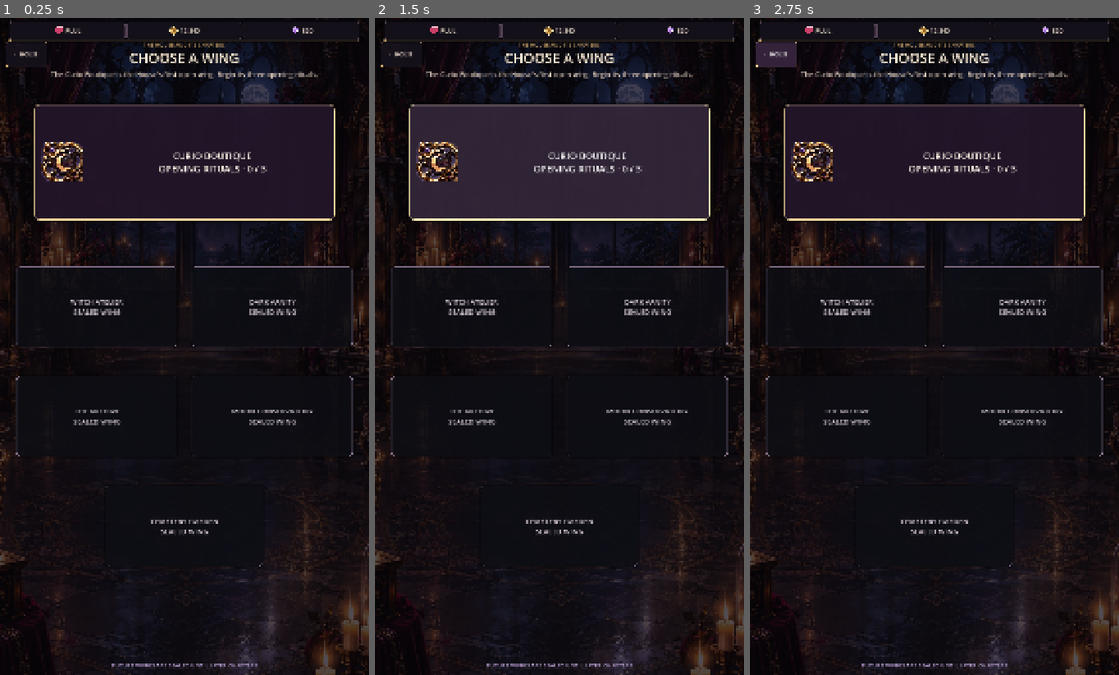
Above: before the commit, frames 1-3 (left to right).
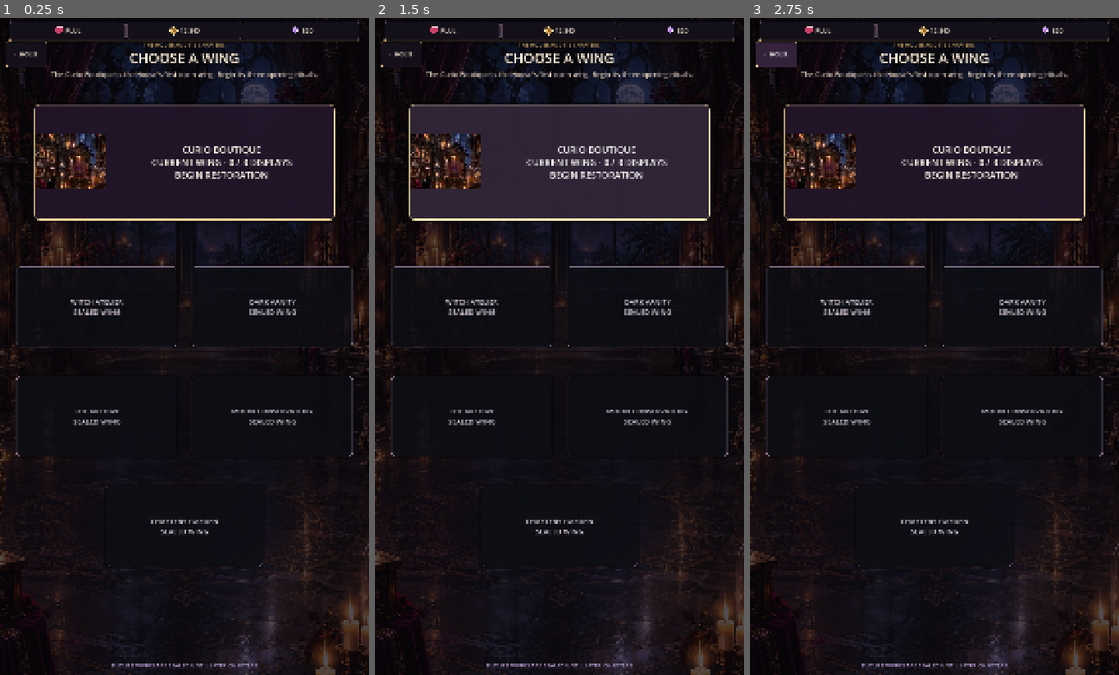
Above: after the commit, the same moments.

Repository: Jay-prodesign/akilta-match3
Game: Godot game, scene res://src/ui/map/chapter_select.tscn
Two runs of this game, one before a commit and one after it. Both use one fixed random seed, a clock stepped at 60 frames per second and the inputs below. This scene is started directly instead of the project's main scene.
Inputs:
- Up to frame 1 (0.25 s): no input
- Up to frame 2 (1.5 s): click "CURIO BOUTIQUE OPENING RITUAL…" (after the commit: "CURIO BOUTIQUE CURRENT WING ·…") at 0.5 s; click "CURIO BOUTIQUE OPENING RITUAL…" (after the commit: "CURIO BOUTIQUE CURRENT WING ·…") at 1.25 s
- Up to frame 3 (2.75 s): click "‹ HOUSE" at 2 s

The runs differ from the first frame. In frame 1, 2.1% of the frame differs, in the area x 9-80%, y 17-26%; in frame 2, 2.2%; in frame 3, 2.1%.

Commit message:
Chapters: present current wing with authored place art

Diff:
--- a/src/ui/map/chapter_select.gd
+++ b/src/ui/map/chapter_select.gd
@@ -8,6 +8,7 @@
 const ScreenArt = preload("res://src/ui/shared/screen_art_registry.gd")
 const TopResourceBar = preload("res://src/ui/shared/top_resource_bar.gd")
 const OPENING_LEVEL_COUNT := 3
+const CURRENT_WING_ART_PATH := "res://assets/world/ch01_curio_boutique/prestart_curio_boutique_shared.webp"
 
 const WINGS := [
 	{"id":"curio_boutique","name":"CURIO BOUTIQUE","x":0.08,"y":0.04,"w":0.84,"h":0.20},
@@ -146,8 +147,8 @@
 		button.icon_alignment = HORIZONTAL_ALIGNMENT_LEFT
 		button.add_theme_font_size_override("font_size", 27 if id == "curio_boutique" else 21)
 		if id == "curio_boutique":
-			button.icon = PieceAssetLoader.ornament("res://assets/curios/ch01_curio_moon_cameo_awakened_v01.svg")
-			button.add_theme_constant_override("icon_max_width", 156)
+			button.icon = PieceAssetLoader.ornament(CURRENT_WING_ART_PATH)
+			button.add_theme_constant_override("icon_max_width", 210)
 			button.pressed.connect(func(): chapter_requested.emit("curio_boutique"))
 		else:
 			button.disabled = true
@@ -189,18 +190,18 @@
 	var state := "first_wing_open"
 	if opening_complete:
 		state = "current_complete"
-		current.text = "CURIO BOUTIQUE\nRESTORED · 3 / 3 · FIRST CABINET SET"
+		current.text = "CURIO BOUTIQUE\nRESTORED WING · 3 / 3 DISPLAYS\nREVISIT RITUALS"
 		current.tooltip_text = "Curio Boutique · first cabinet set restored · Levels 1–3 replayable"
 		_chapter_summary.text = "The opening wing is restored. Revisit its rituals while the deeper House remains sealed."
 		_lock_reason.text = "FIVE WINGS REMAIN SEALED · FUTURE CHAPTERS"
 	elif completed > 0:
 		state = "current_partial"
-		current.text = "CURIO BOUTIQUE\n%d / %d DISPLAYS AWAKENED · CONTINUE" % [completed, OPENING_LEVEL_COUNT]
+		current.text = "CURIO BOUTIQUE\nCURRENT WING · %d / %d DISPLAYS\nCONTINUE RESTORATION" % [completed, OPENING_LEVEL_COUNT]
 		current.tooltip_text = "Curio Boutique · %d / %d opening displays awakened" % [completed, OPENING_LEVEL_COUNT]
 		_chapter_summary.text = "%d of %d displays are awake. Continue the Curio Boutique restoration." % [completed, OPENING_LEVEL_COUNT]
 		_lock_reason.text = "RESTORE THE CURRENT WING · FUTURE WINGS STAY SEALED"
 	else:
-		current.text = "CURIO BOUTIQUE\nOPENING RITUALS · 0 / 3"
+		current.text = "CURIO BOUTIQUE\nCURRENT WING · 0 / 3 DISPLAYS\nBEGIN RESTORATION"
 		current.tooltip_text = "Curio Boutique · opening rituals · Levels 1–3"
 		_chapter_summary.text = "The Curio Boutique is the House's first open wing. Begin its three opening rituals."
 		_lock_reason.text = "FUTURE WINGS ARE SEALED UNTIL LATER CHAPTERS"
@@ -231,7 +232,7 @@
 			button.size = Vector2(grid.size.x * float(button.get_meta("map_w")), grid.size.y * float(button.get_meta("map_h")))
 			var current := String(button.get_meta("chapter_id", "")) == "curio_boutique"
 			button.add_theme_font_size_override("font_size", 27 if current else 21)
-			button.add_theme_constant_override("icon_max_width", 156 if current else 0)
+			button.add_theme_constant_override("icon_max_width", 210 if current else 0)
 
 func _apply_current_style(button: Button, state: String) -> void:
 	button.disabled = false
